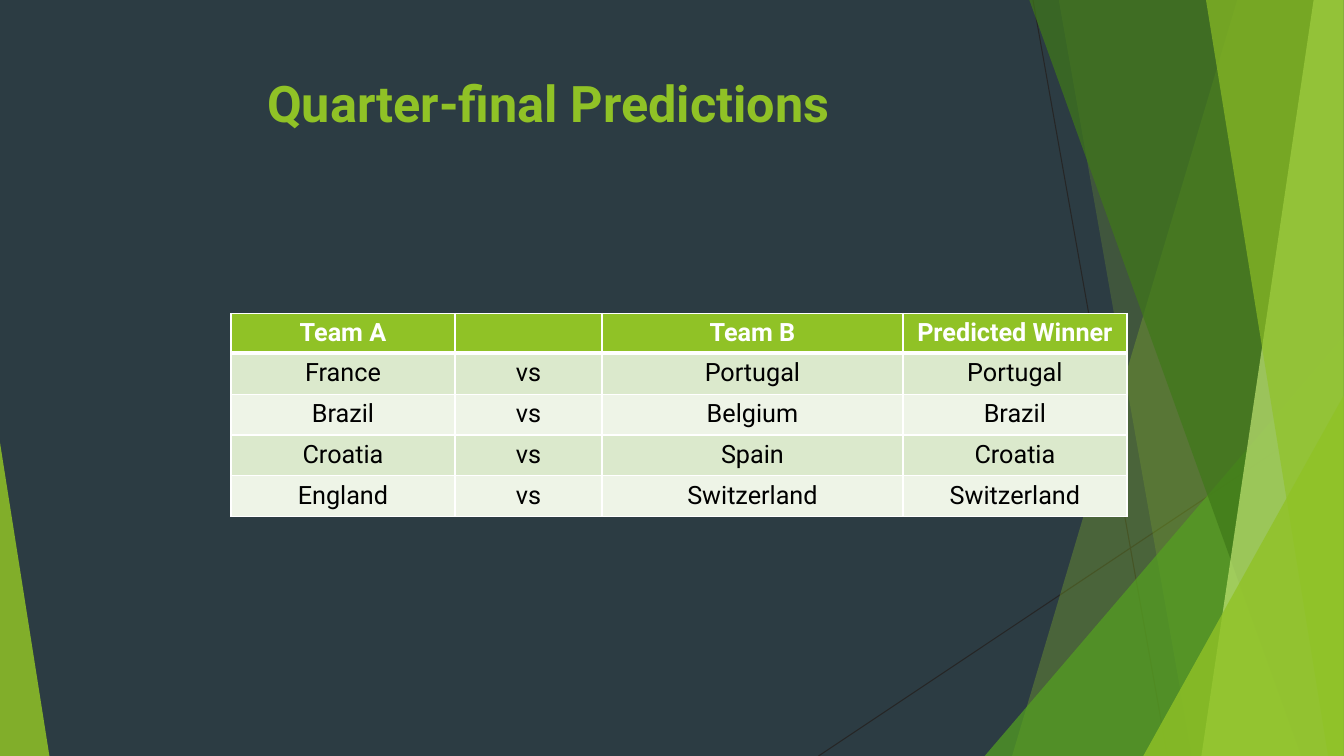
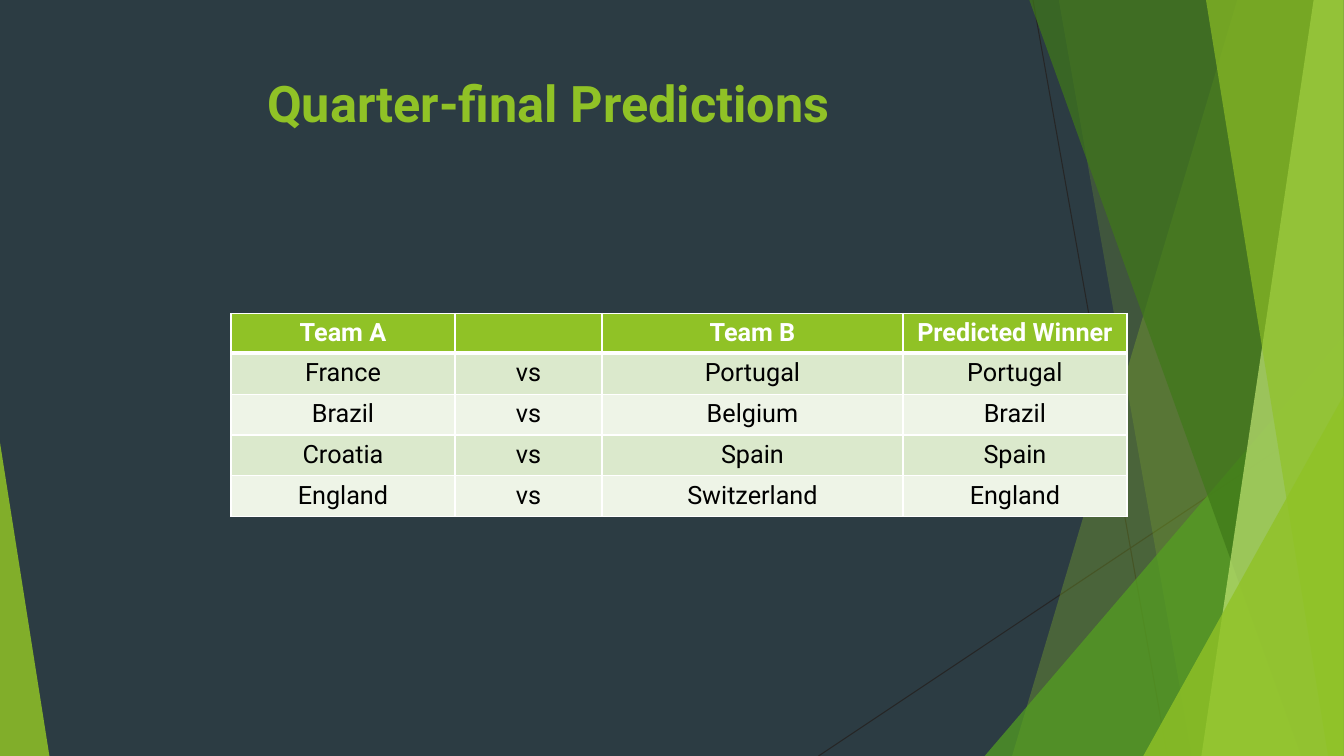
Before and after one commit to v1jaynarayanan/fifaworldcup2018, a slide deck: slide 21 of CrystalBallerz-WorldCup2018-Report.pptx. Drawn at 1344x756 pixels with LibreOffice and Linux fonts; fonts in the diff are those of the drawing; background and template pictures are left out. Boxes give left, top, right and bottom in pixels: in the first picture for what was removed or moved away, otherwise in the second. Text is boxed around its words. In the diff, an @@ line names an element or a change of style, - is before the commit and + after.

```diff
--- a/CrystalBallerz-WorldCup2018-Report.pptx
+++ b/CrystalBallerz-WorldCup2018-Report.pptx
@@ table at box(231, 314, 1127, 547) @@
-row 4, column 4: Croatia
+row 4, column 4: Spain
-row 5, column 4: Switzerland
+row 5, column 4: England
```
Also in this commit, not shown: 7 other slides changed, 2 other files.
